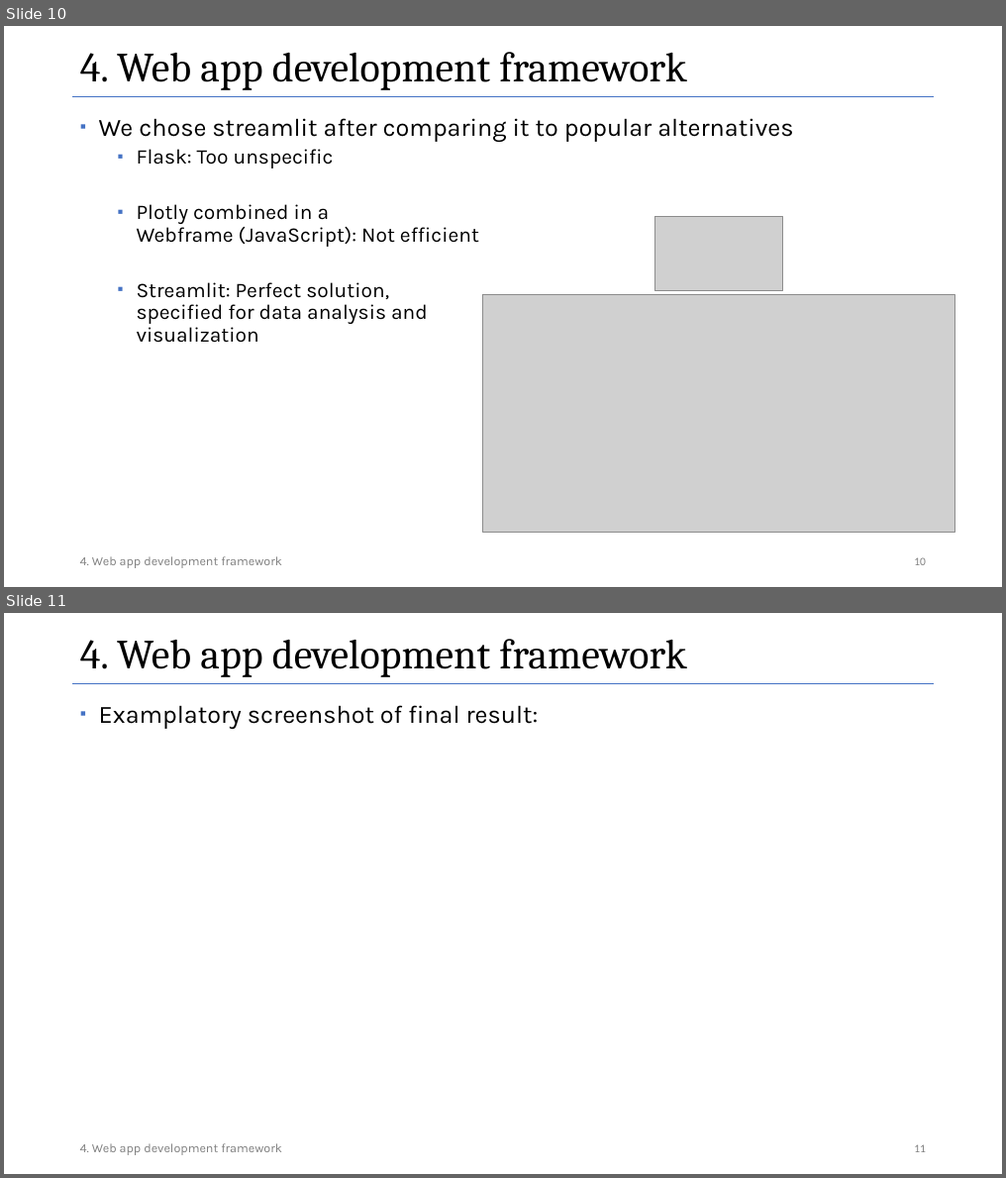
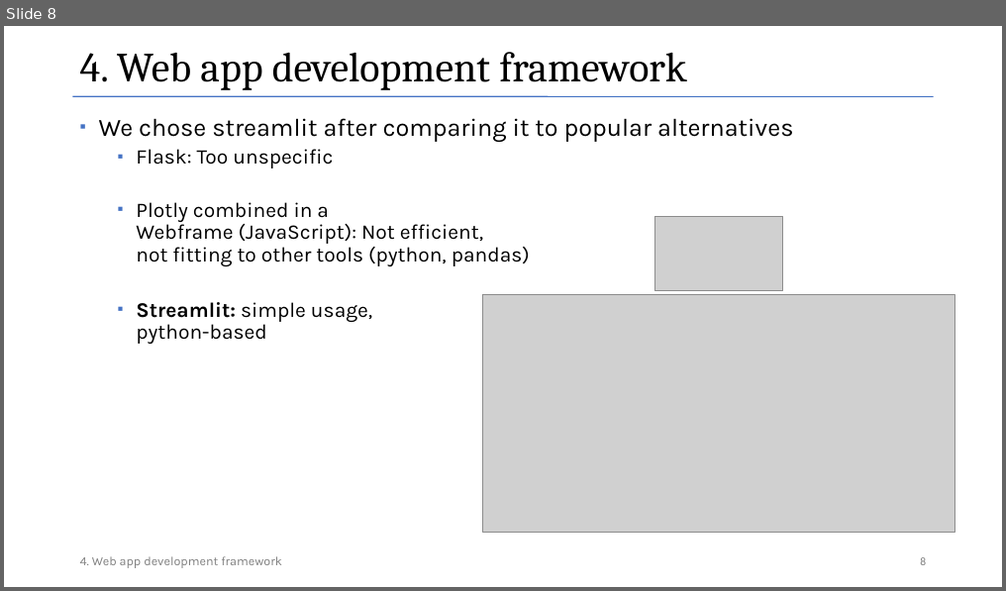
Before and after one commit to Data-Challenge-Team-8/data_challenge_team_8, a slide deck: presentation_task1/presentation_1_data_challenges_v02.pptx. Shown one above the other, each under a label of ours: slides 10 and 11 before the commit, slide 8 after it. The pictures are 1006x1178 and 1006x591 pixels, drawn with LibreOffice and Linux fonts; fonts in the diff are those of the drawing; grey boxes stand for pictures. Boxes give left, top, right and bottom in pixels: in the first picture for what was removed or moved away, otherwise in the second. Text is boxed around its words. In the diff, an @@ line names an element or a change of style, - is before the commit and + after.

```diff
--- a/presentation_task1/presentation_1_data_challenges_v02.pptx
+++ b/presentation_task1/presentation_1_data_challenges_v02.pptx
@@ slide 11 removed at [4,613,1002,1174], background #FFFFFF; not listed: 1 template element that a slide beside it also shows @@
@@ title removed at [80,639,687,677] @@
-4. Web app development framework
@@ text removed at [99,705,539,729] @@
-▪ Examplatory screenshot of final result:
@@ text removed at [80,1144,282,1156] @@
-4. Web app development framework
@@ page number removed at [914,1145,926,1153] @@
-11
@@ what was slide 10 is now slide 8 @@
@@ slide 8 changed as well @@
@@ text at [136,202,530,344]: text changed @@
-  ▪ Plotly combined in a
-    Webframe (JavaScript): Not efficient
-  ▪ Streamlit: Perfect solution,
-    specified for data analysis and
-    visualization
+  ▪ Plotly combined in a
+    Webframe (JavaScript): Not efficient,
+    not fitting to other tools (python, pandas)
+  ▪ Streamlit: simple usage,
+    python-based
@@ page number at [920,558,926,566]: text changed @@
-10
+8
```
Also in this commit, not shown: 8 other slides changed, 3 other slides removed, 11 other files.
